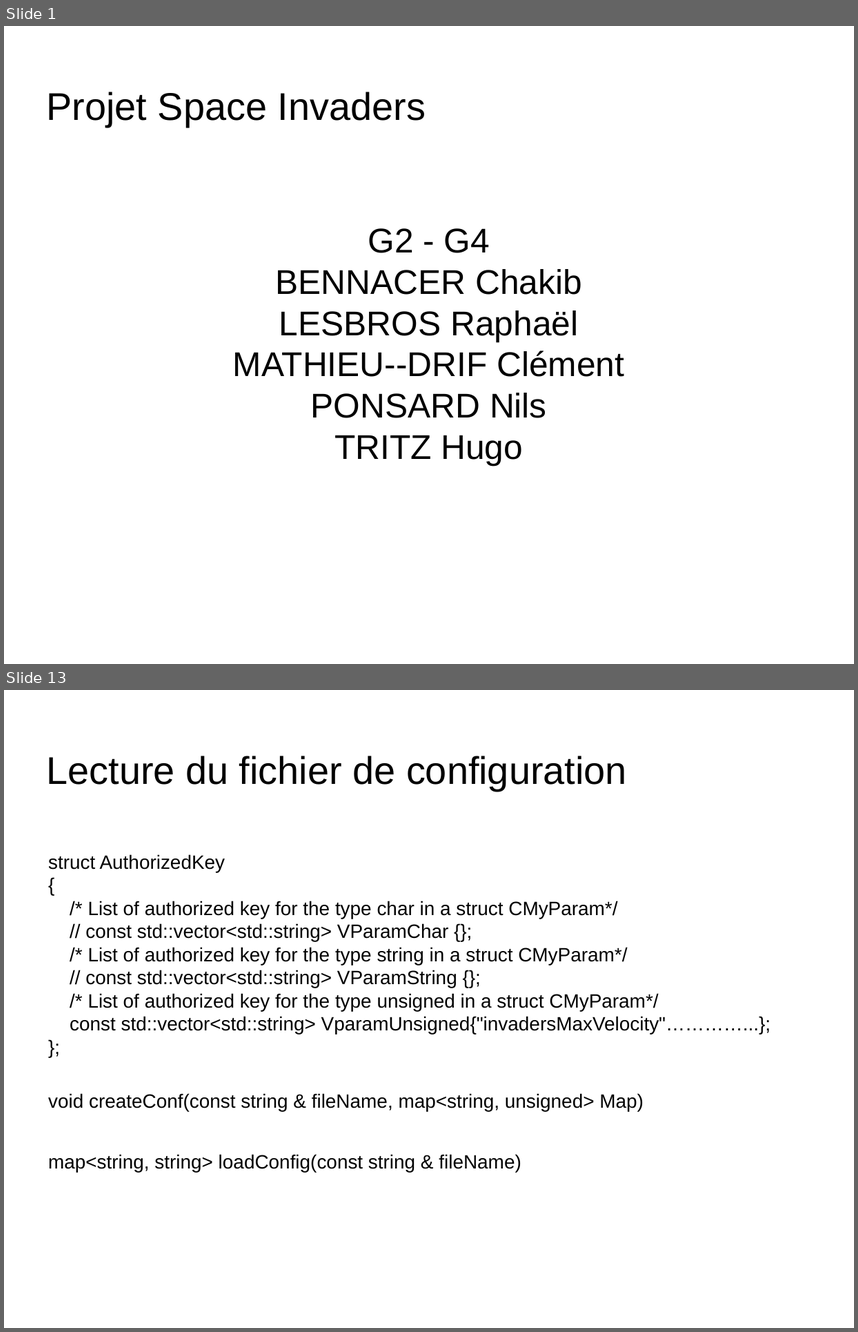
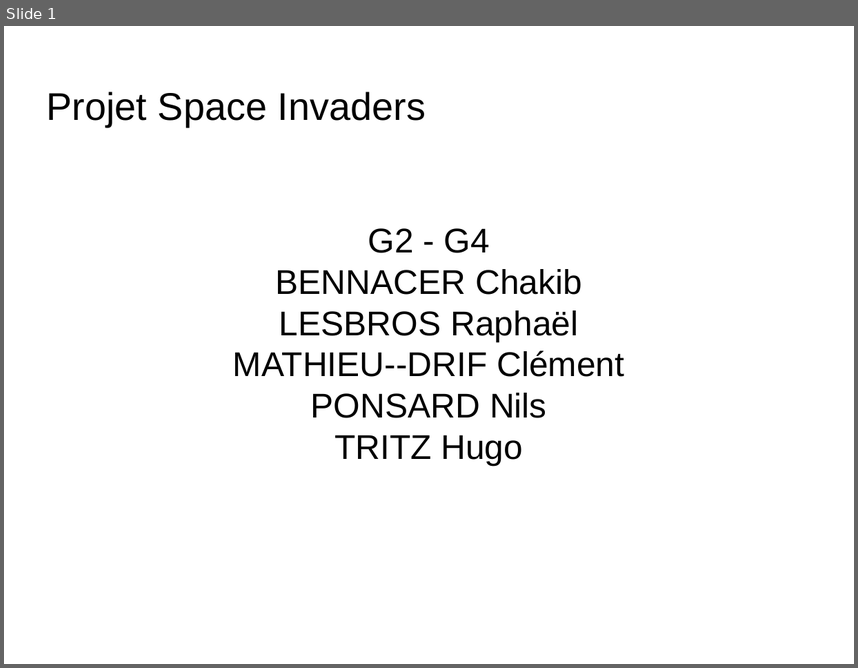
Before and after one commit to nponsard/G2_G4_Bennacer_Lesbros_MathieuDrif_Ponsard_Tritz, a slide deck: docs/Presentation.odp. Shown one above the other, each under a label of ours: slides 1 and 13 before the commit, slide 1 after it; the slides between them are not shown. The pictures are 858x1332 and 858x668 pixels, drawn with LibreOffice and Linux fonts; fonts in the diff are those of the drawing; background and template pictures are left out. Boxes give left, top, right and bottom in pixels: in the first picture for what was removed or moved away, otherwise in the second. Text is boxed around its words. In the diff, an @@ line names an element or a change of style, - is before the commit and + after.

```diff
--- a/docs/Presentation.odp
+++ b/docs/Presentation.odp
@@ slide 13 removed at [4,690,854,1328], background picture (left out) @@
@@ title removed at [47,756,627,791] @@
-Lecture du fichier de configuration
@@ text removed at [48,854,771,1034] @@
-struct AuthorizedKey
-{
-/* List of authorized key for the type char in a struct CMyParam*/
-// const std::vector<std::string> VParamChar {};
-/* List of authorized key for the type string in a struct CMyParam*/
-// const std::vector<std::string> VParamString {};
-/* List of authorized key for the type unsigned in a struct CMyParam*/
-const std::vector<std::string> VparamUnsigned{"invadersMaxVelocity"…………...};
-};
@@ text removed at [48,1093,644,1111] @@
-void createConf(const string & fileName, map<string, unsigned> Map)
@@ text removed at [48,1154,521,1172] @@
-map<string, string> loadConfig(const string & fileName)
```
Also in this commit, not shown: 8 slides changed, 4 slides added, 5 other slides removed.
